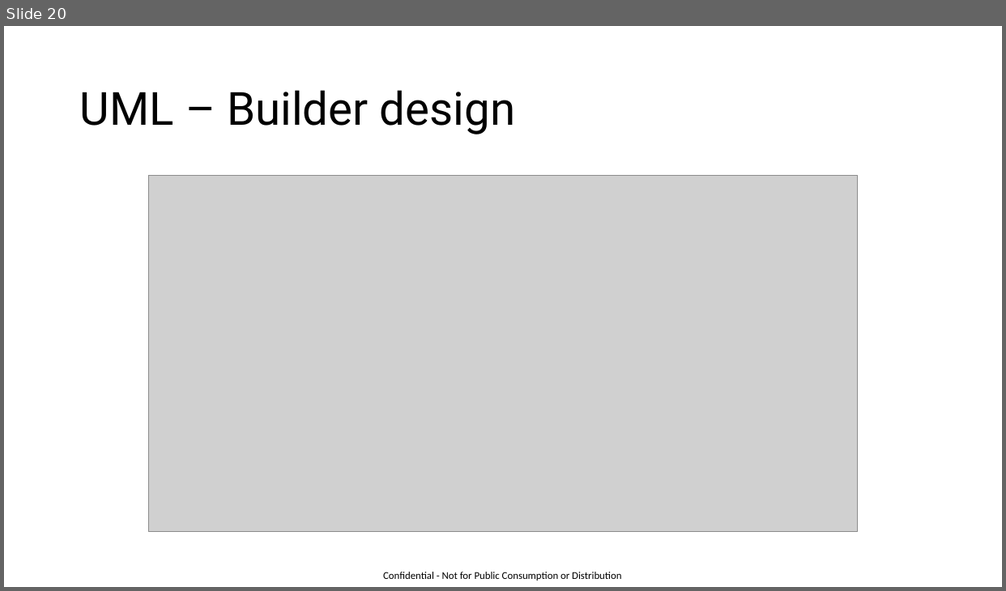
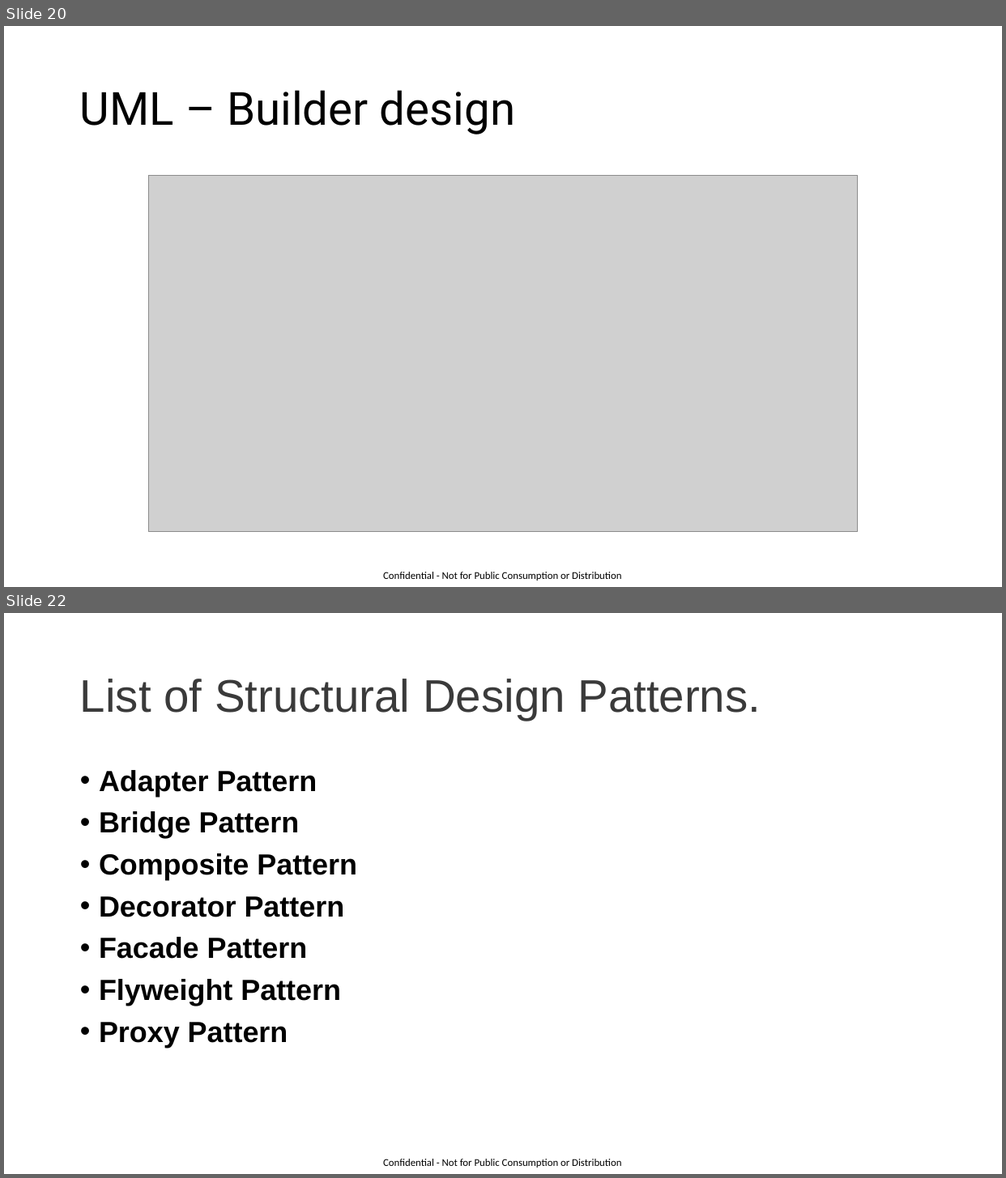
Before and after one commit to GaneshIT/CaseStudyFiles, a slide deck: Design Patterns.pptx. Shown one above the other, each under a label of ours: slide 20 before the commit, slides 20 and 22 after it; the slides between them are not shown. The pictures are 1006x591 and 1006x1178 pixels, drawn with LibreOffice and Linux fonts; fonts in the diff are those of the drawing; grey boxes stand for pictures. Boxes give left, top, right and bottom in pixels: in the first picture for what was removed or moved away, otherwise in the second. Text is boxed around its words. In the diff, an @@ line names an element or a change of style, - is before the commit and + after.

```diff
--- a/Design Patterns.pptx
+++ b/Design Patterns.pptx
@@ slide 22 added at (4, 613, 1002, 1174), background #FFFFFF; not listed: 1 template element that a slide beside it also shows @@
@@ title added at (80, 679, 761, 720), 44 pt, text #3A3A3A @@
+List of Structural Design Patterns.
@@ text added at (99, 770, 357, 1048), 28 pt, text #000000, bold @@
+• Adapter Pattern
+• Bridge Pattern
+• Composite Pattern
+• Decorator Pattern
+• Facade Pattern
+• Flyweight Pattern
+• Proxy Pattern
```
Also in this commit, not shown: 10 other slides added, 3 other files.
